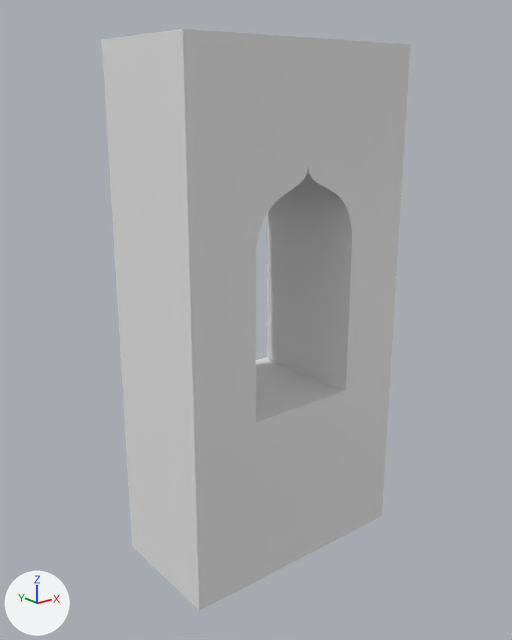
An edit to the FBX model Assets/_OurAssets/Meshes/WallWithWindow1.fbx, drawn before and after from the same camera.
Camera for both pictures: a camera (50 mm lens) standing at (11.59, -4.18, 1.62) and looking at (14.95, 0.02, -0.06). Lighting does not change. The marker at lower left points along +X, +Y and +Z. Where no turn or scale is listed for an object, it has been applied to the vertices.

Names of what the first picture shows: 'Wall with window v1'.
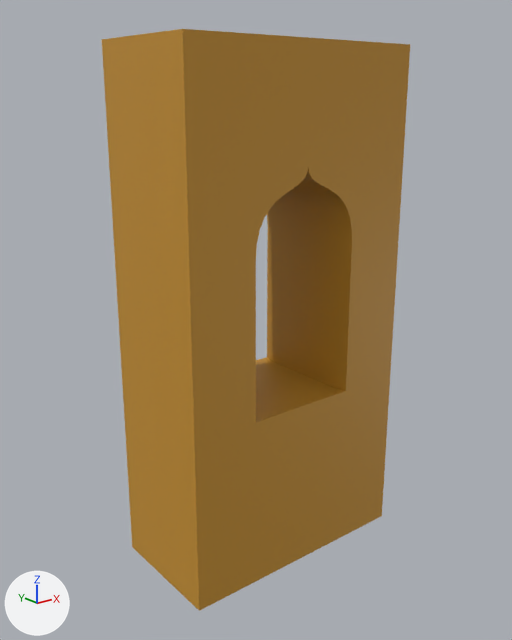
Where the change shows, as pixel boxes [x1, y1, x2, y2] in the pictures (512 x 640 px):
```json
{"part": 1, "of": "me_cube_052", "change": "recoloured", "before": [102, 29, 410, 611], "after": [102, 29, 410, 611]}
```

Scene script edits in JSON lines:
```json
{"op": "add", "block": "mat_sand_2", "code": ["mat_sand_2 = principled_material('Sand 2')", "mat_sand_2.base_color = (0.791, 0.546, 0.342)  # beige #e6c39e"]}
{"op": "add", "block": "mat_sand", "code": ["mat_sand = principled_material('Sand')", "mat_sand.base_color = (0.571, 0.283, 0.0273)  # orange #c7912e"]}
{"block": "me_cube_052", "where": "me_cube_052.from_pydata(...)  # 164 vertices, 89 faces; spans x -1.0..1.0, y -0.5..0.5, z -2.0..2.0"}
{"block": "me_cube_052", "where": "# used by ob_wall_with_window_v1; location = (15.0, 0.0, 0.0)"}
{"block": "me_cube_052", "change": "me_cube_052 part 1: all 87 faces centred in x -1.0..1.0, y -0.5..0.5, z -0.63..1.15 switch from no material to mat_sand (orange #c7912e)"}
{"op": "add", "block": "me_cube_052", "code": "me_cube_052.materials.append(mat_sand_2)  # beige #e6c39e"}
```
